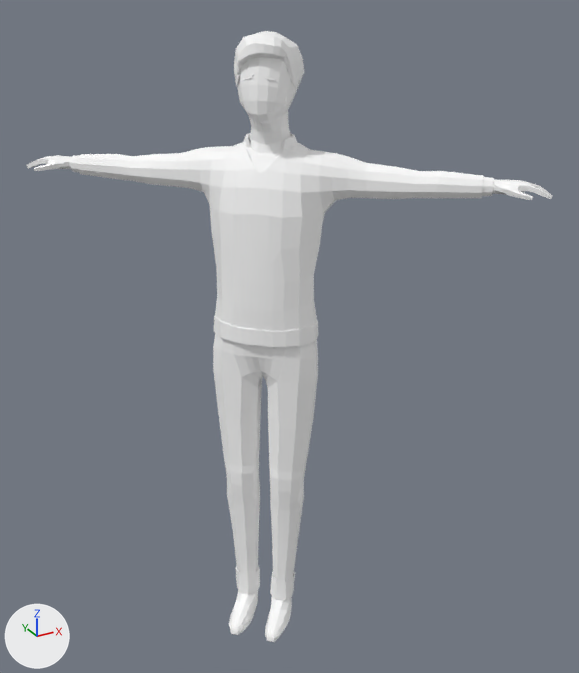
Two versions of the glTF model static/model/animation.gltf, one commit apart.
The view is the same before and after, from a 50 mm lens placed at (-1.012, -1.979, 1.92), pointed at (0.1, 0.042, 0.909). Every picture has the same lights, and +X, +Y and +Z are marked at lower left. Where no turn or scale is listed for an object, it has been applied to the vertices.

In view in the first picture: 'ManCasual3'.
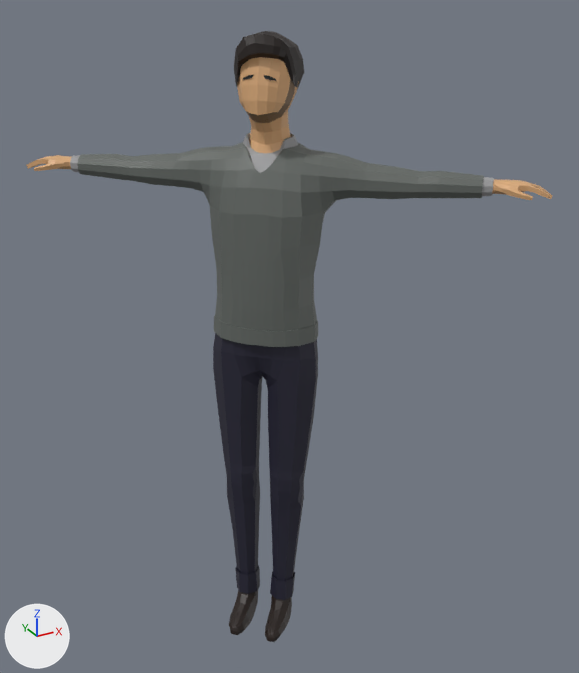
What the commit changed:
Picture 'ManCasual3Color' (img_mancasual3color) is new.
In material 'ManCasual3Material' (mat_mancasual3material), base_color is no longer (1.0, 1.0, 1.0), white #ffffff.
In material 'ManCasual3Material' (mat_mancasual3material), texture is now set to img_mancasual3color.

What differs and where, as boxes (x1, y1, x2, y2) in the pictures (579 x 673 px):
'ManCasual3', surface changed (white to grey)
    both: (26, 31, 552, 642)
